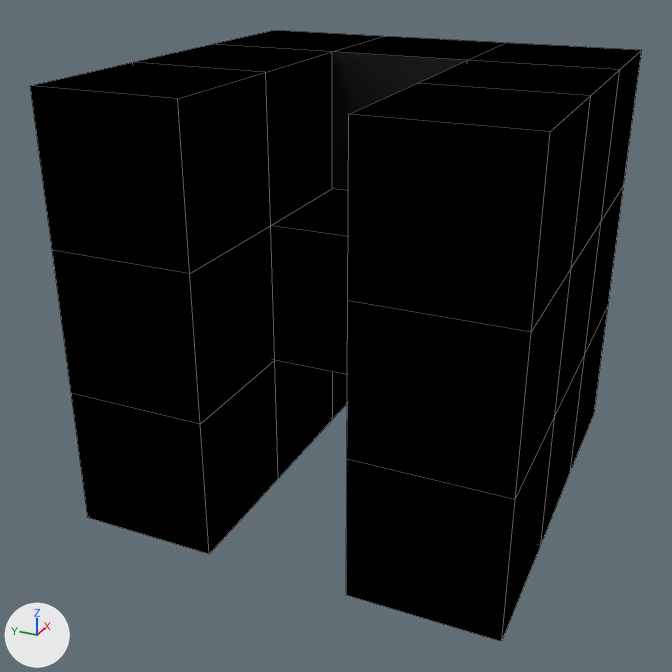
The Blender file Rubiks_Model.blend as it was, and as the next commit left it.
Camera for both pictures: a camera (50 mm lens) standing at (-5.78, -2.36, 2.42) and looking at (-0.24, 0.14, -0.35). Lighting does not change. The marker at lower left points along +X, +Y and +Z. Mesh edges are drawn as thin lines.

Names of what the first picture shows: '1', '10', '15', '18', '19', '2', '22', '24', '6', '7', '8', '9'.
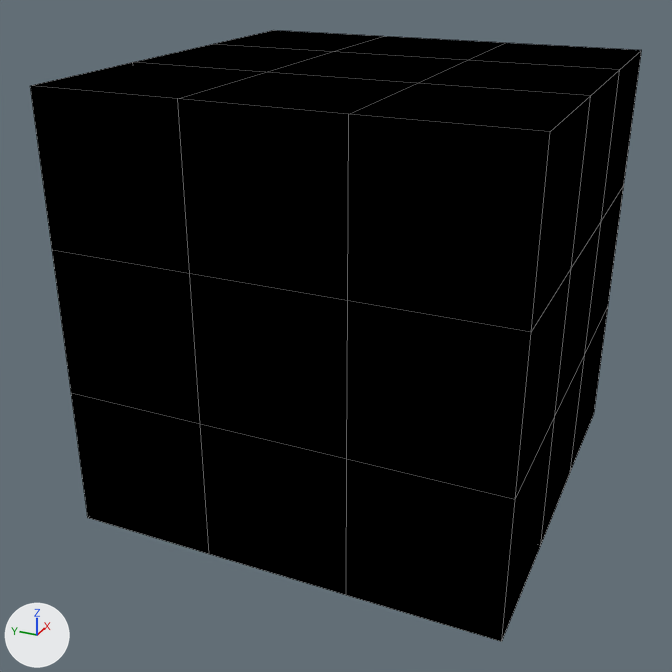
What differs and where, as boxes [x1, y1, x2, y2] in the pictures (672 x 672 px):
'4', moved (not visible before)
    after: [178, 72, 416, 301]
'13', moved (not visible before)
    after: [190, 274, 348, 459]
'21', moved (not visible before)
    after: [200, 424, 347, 595]
'5', moved (not visible before)
    after: [267, 52, 467, 83]
'22', unchanged, covered by the edit
    before: [271, 189, 348, 375]
'2', unchanged, covered by the edit
    before: [136, 44, 332, 225]
    after: [136, 44, 330, 72]
'6', unchanged, covered by the edit
    before: [332, 36, 504, 190]
    after: [333, 36, 504, 60]
'19', unchanged, covered by the edit
    before: [275, 360, 333, 478]

The change in detail:
Object '4' (ob_4) moves from (0.0, 0.0, 0.0) to (-1.0, 0.0, 1.0).
Object '5' (ob_5) moves from (0.0, 0.0, 0.0) to (0.0, 0.0, 1.0).
Object '13' (ob_13) moves from (0.0, 0.0, 0.0) to (-1.0, 0.0, 0.0).
Object '21' (ob_21) moves from (0.0, 0.0, 0.0) to (-1.0, 0.0, -1.0).
